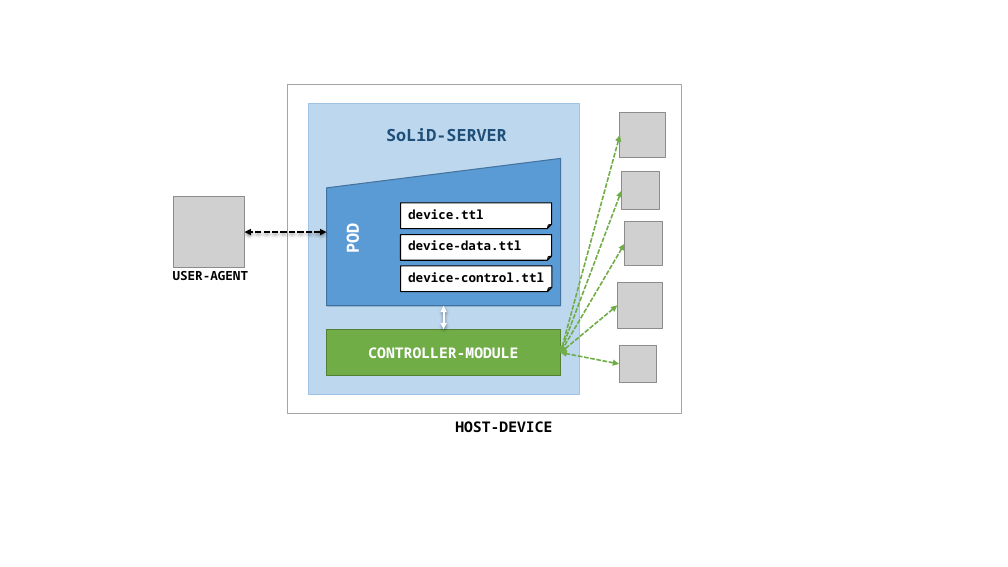
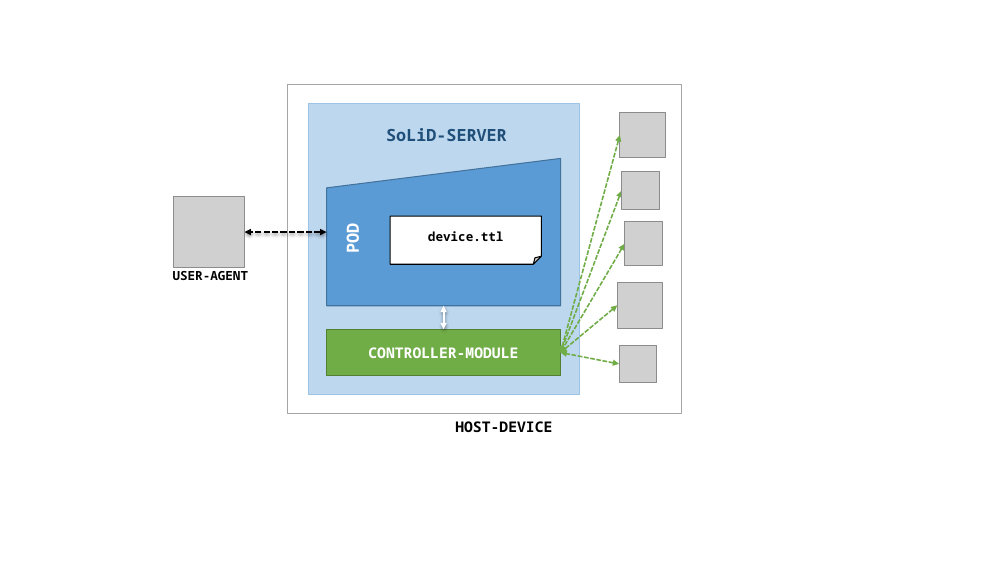
Before and after one commit to shovradas/solid-wot, a slide deck: slide 31 of Presentations/Group-112_SoLiD-in-WoT_Final-Presentation.pptx. Drawn at 1008x567 pixels with LibreOffice and Linux fonts; fonts in the diff are those of the drawing; grey boxes stand for pictures. Boxes give left, top, right and bottom in pixels: in the first picture for what was removed or moved away, otherwise in the second. Text is boxed around its words. In the diff, an @@ line names an element or a change of style, - is before the commit and + after.

```diff
--- a/Presentations/Group-112_SoLiD-in-WoT_Final-Presentation.pptx
+++ b/Presentations/Group-112_SoLiD-in-WoT_Final-Presentation.pptx
@@ folded corner "device.ttl": place and size @@
-folded corner "device.ttl" at [401,203,552,228]
+folded corner "device.ttl" at [390,216,541,265]
@@ folded corner "device.ttl" at [390,216,541,265]: alignment left to centre @@
@@ folded corner removed at [401,234,552,260] @@
-device-data.ttl
@@ folded corner removed at [401,266,552,292] @@
-device-control.ttl
```
Also in this commit, not shown: 26 other files.
